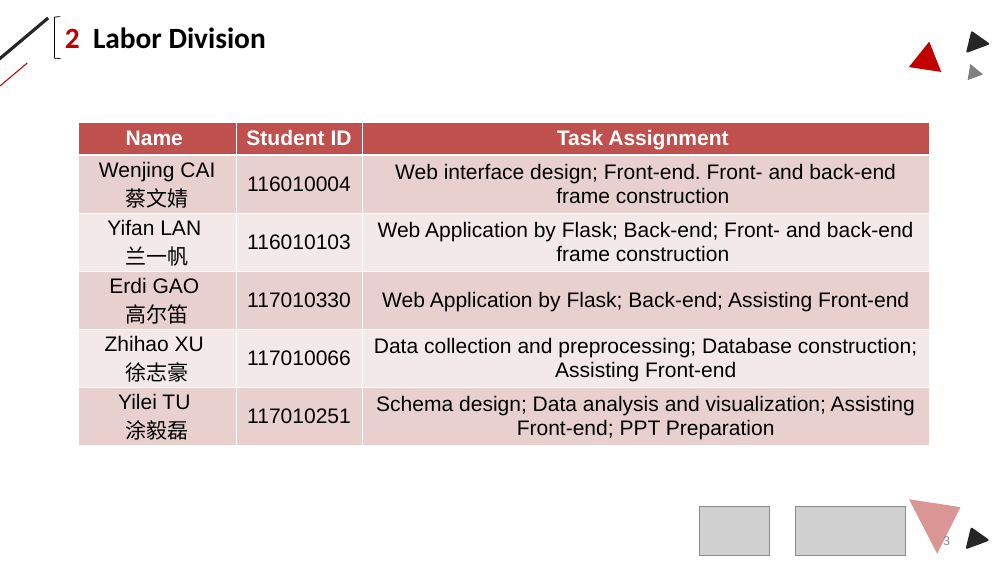
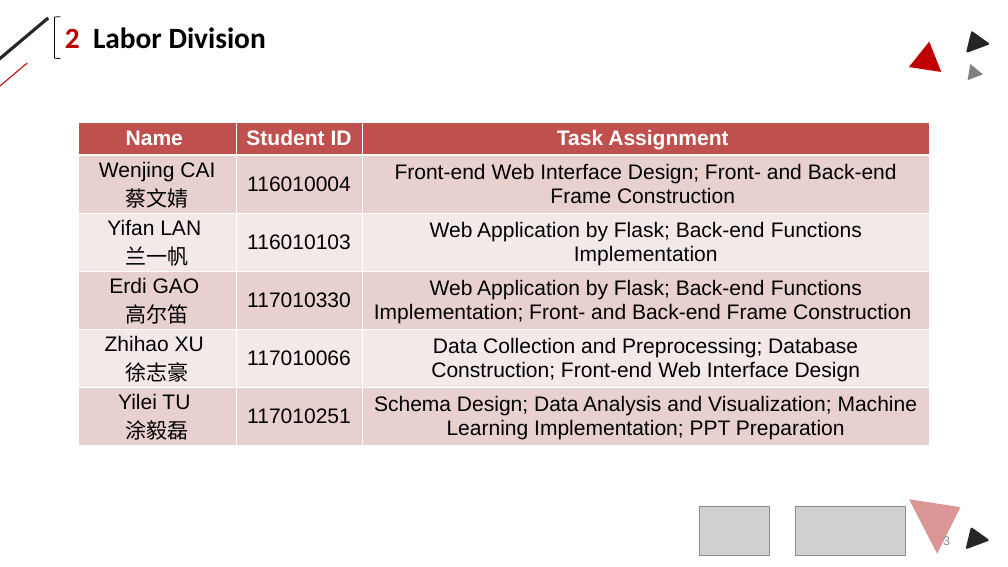
Before and after one commit to lanskyfan/fifaweb, a slide deck: slide 3 of presentation/ERG3010 Group 10 Presentation.pptx. Drawn at 1008x567 pixels with LibreOffice and Linux fonts; fonts in the diff are those of the drawing; grey boxes stand for pictures. Boxes give left, top, right and bottom in pixels: in the first picture for what was removed or moved away, otherwise in the second. Text is boxed around its words. In the diff, an @@ line names an element or a change of style, - is before the commit and + after.

```diff
--- a/presentation/ERG3010 Group 10 Presentation.pptx
+++ b/presentation/ERG3010 Group 10 Presentation.pptx
@@ table at (79,123,931,445) @@
-row 2, column 3: Web interface design; Front-end. Front- and back-end frame construction
+row 2, column 3: Front-end Web Interface Design; Front- and Back-end Frame Construction
-row 3, column 3: Web Application by Flask; Back-end; Front- and back-end frame construction
+row 3, column 3: Web Application by Flask; Back-end Functions Implementation
-row 4, column 3: Web Application by Flask; Back-end; Assisting Front-end
+row 4, column 3: Web Application by Flask; Back-end Functions Implementation; Front- and Back-end Frame Construction
-row 5, column 3: Data collection and preprocessing; Database construction; Assisting Front-end
+row 5, column 3: Data Collection and Preprocessing; Database Construction; Front-end Web Interface Design
-row 6, column 3: Schema design; Data analysis and visualization; Assisting Front-end; PPT Preparation
+row 6, column 3: Schema Design; Data Analysis and Visualization; Machine Learning Implementation; PPT Preparation
```
Also in this commit, not shown: 1 other file.
